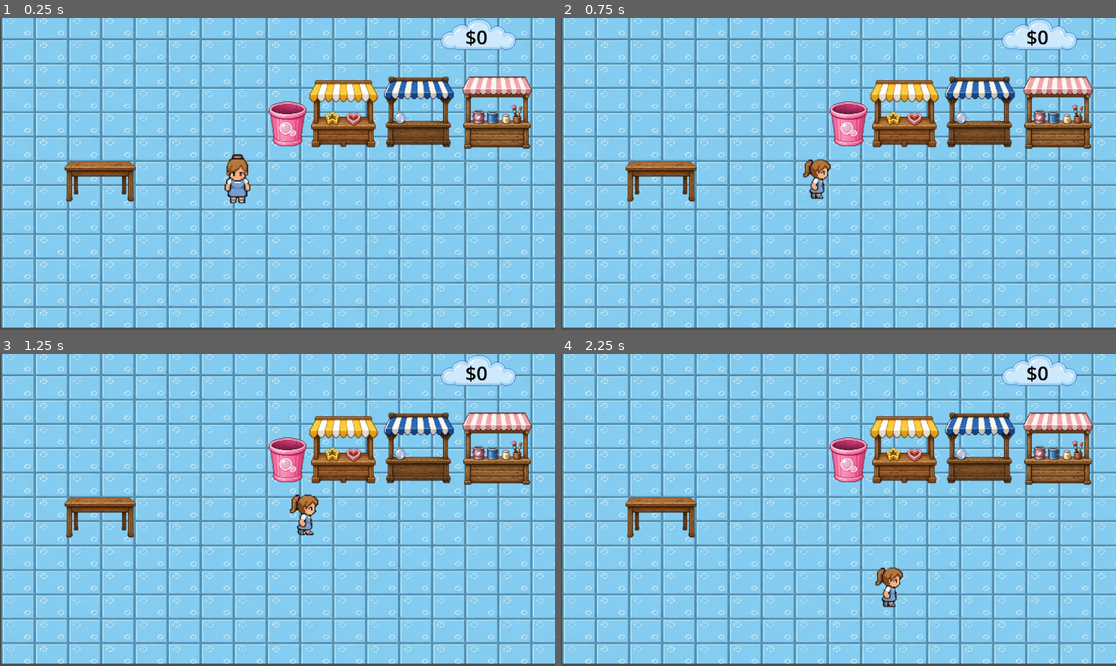
Above: before the commit, frames 1-4 (two rows, left to right).
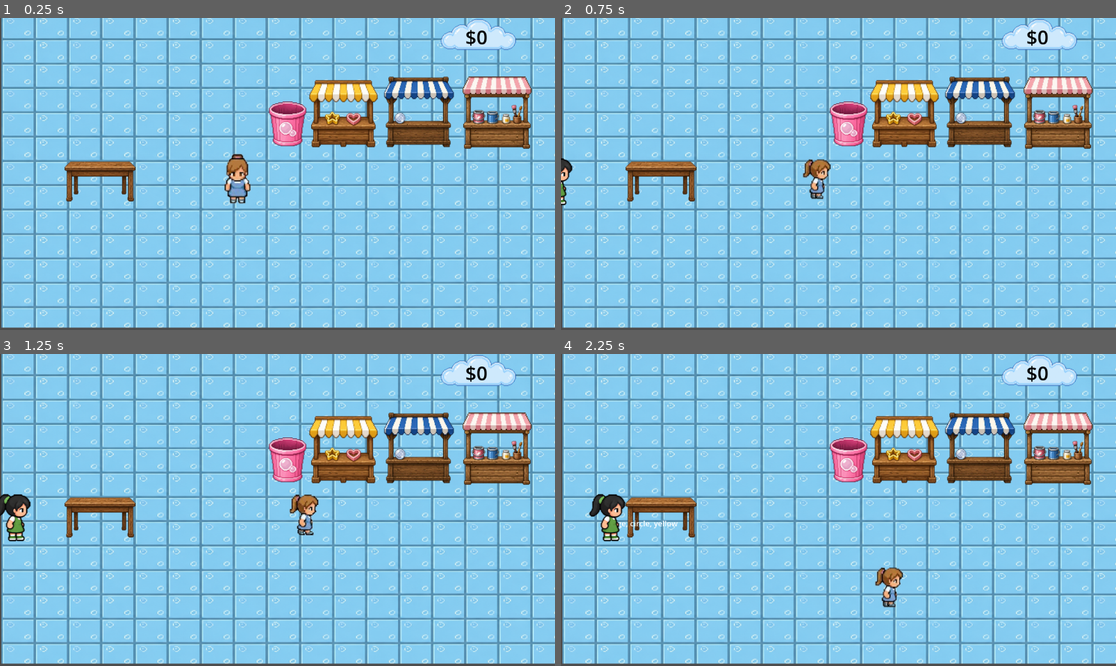
Above: after the commit, the same moments.

Repository: SofiiaKozlova/Bubble-Farm
Game: Godot game, scene res://scenes/Main.tscn
The game is run twice, just before and just after one commit, with the same random seed, the same clock (stepped at 60 frames per second) and the same inputs.
Inputs:
- Up to frame 1 (0.25 s): no input
- Up to frame 2 (0.75 s): tap Enter at 0.5 s; hold Right (ui_right) from 0.53 s (still down); tap E (interact) at 0.6 s
- Up to frame 3 (1.25 s): keep holding Right (ui_right)
- Up to frame 4 (2.25 s): release Right (ui_right) at 1.28 s; hold Down (ui_down) 1.28-2.03 s; tap E (interact) at 1.35, 2.1 s; hold Right (ui_right) from 2.03 s (still down)

Frame 1 is identical in both runs. In frame 2, 0.2% of the frame differs, in the area x 0-3%, y 44-61%; in frame 3, 0.6%; in frame 4, 0.7%, in the area x 5-22%, y 44-61%.
Error before the commit: Parse Error: Expected end of statement after expression, found "Identifier" instead. (res://scripts/Customer.gd:247)

Commit message:
xxctvhgj

Diff:
--- a/scenes/Customer.tscn
+++ b/scenes/Customer.tscn
@@ -257,7 +257,6 @@
 collision_layer = 0
 collision_mask = 0
 script = ExtResource("1_qbs0a")
-speed = null
 
 [node name="CollisionShape2D" type="CollisionShape2D" parent="."]
 position = Vector2(0, 2.5)
--- a/scripts/Customer.gd
+++ b/scripts/Customer.gd
@@ -244,7 +244,7 @@
 		return
 
 	# Перемикаємо на idle_down
-	sprite.animation = "idle_right"h
+	sprite.animation = "idle_right"
 
 	# Перший кадр
 	sprite.frame = 0
